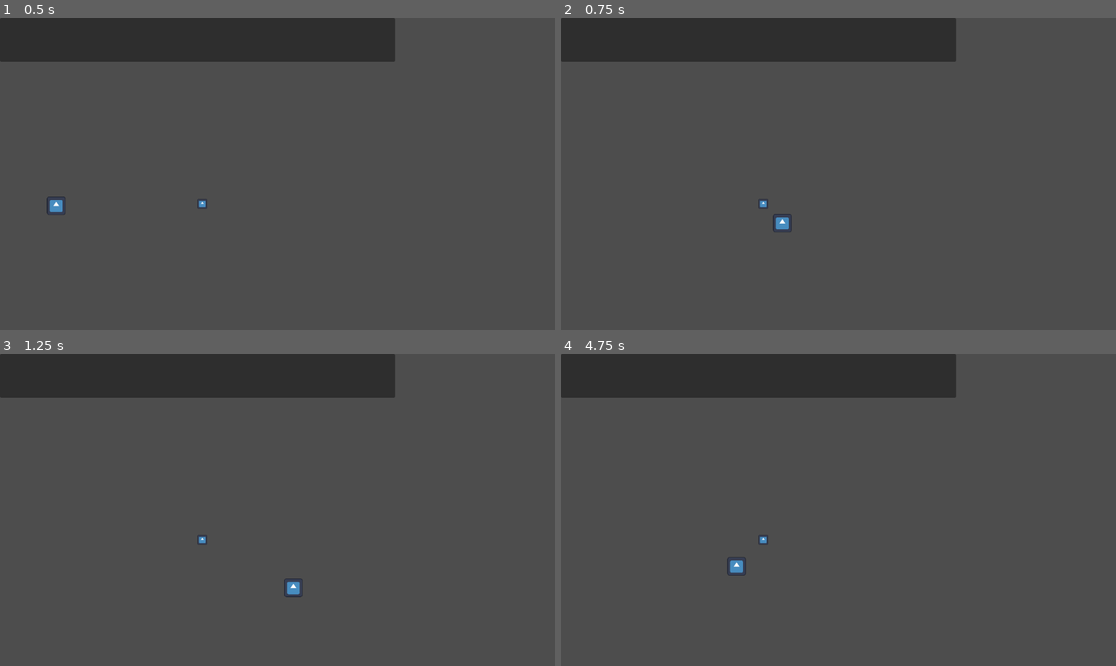
Above: before the commit, frames 1-4 (two rows, left to right).
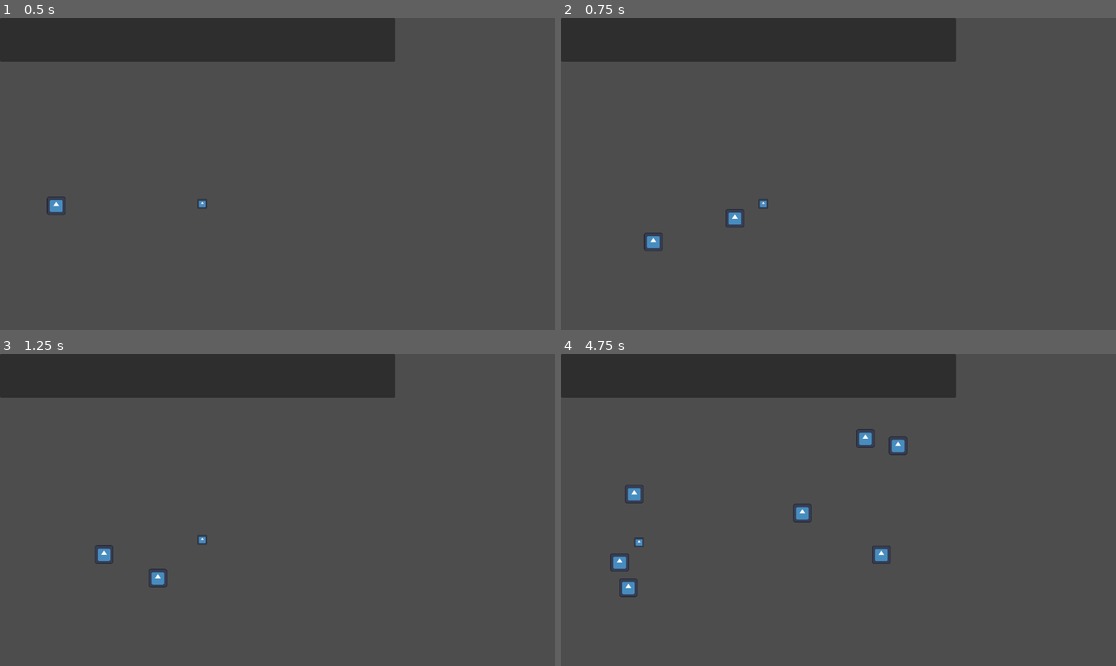
Above: after the commit, the same moments.

Repository: HalfdanBrage/nordicGame
Game: Godot game, scene res://Levels/test-level-0.tscn
The game is run twice, just before and just after one commit, with the same random seed, the same clock (stepped at 60 frames per second) and the same inputs. The engine's default icon, where the game draws it, is replaced by a stand-in: a white triangle on a blue panel in a dark square.
Inputs:
- Up to frame 1 (0.5 s): no input
- Up to frame 2 (0.75 s): tap Space (shoot) at 0.6 s
- Up to frame 3 (1.25 s): no input
- Up to frame 4 (4.75 s): tap Space (shoot) at 1.35, 2.3, 2.85, 3.6, 4.55 s; tap X (swap) at 2.1, 4.35 s

Frame 1 is identical in both runs. In frame 2, 0.4% of the frame differs, in the area x 14-42%, y 61-75%; in frame 3, 0.4%; in frame 4, 1.1%, in the area x 8-63%, y 24-78%.

Commit message:
Shoot implemented with issues

Diff:
--- a/Entities/Bullet/bullet.gd
+++ b/Entities/Bullet/bullet.gd
@@ -9,7 +9,6 @@
 
 # Called every frame. 'delta' is the elapsed time since the previous frame.
 func _physics_process(delta):
-
 	var collision = move_and_collide(directionSpeed)
 
 	if collision != null:
--- a/Entities/Bullet/bullet.tscn
+++ b/Entities/Bullet/bullet.tscn
@@ -18,6 +18,7 @@
 size = Vector2(128.333, 130)
 
 [node name="Bullet" type="CharacterBody2D"]
+scale = Vector2(0.5, 0.5)
 script = ExtResource("1_sgqyk")
 
 [node name="AnimatedSprite2D" type="AnimatedSprite2D" parent="."]
--- a/Entities/Player/player.gd
+++ b/Entities/Player/player.gd
@@ -1,6 +1,9 @@
 extends CharacterBody2D
 
 class_name Player
+
+const BULLET_PATH = "res://Entities/Bullet/bullet.tscn"
+var bullet = preload(BULLET_PATH)
 
 func _ready():
 	Levelmanager.set_player(self)
@@ -12,7 +15,7 @@
 		Levelmanager.just_swapped = true
 
 	if Input.is_action_just_pressed("shoot"):
-		Levelmanager.get_newest_bullet().position = position
+		shoot()
 		Levelmanager.just_swapped = true
 
 func swap_positions(node_1: Node2D, node_2: Node2D):
@@ -20,6 +23,10 @@
 	node_1.position = node_2.position
 	node_2.position = tmp
 
+func shoot():
+	var new_bullet = bullet.instantiate()
+	get_parent().add_child(new_bullet)
+	new_bullet.position = position
 
 func _on_bullet_enter_body_entered(body):
 	if body.name == "Bullet" && Levelmanager.just_swapped == false:
--- a/Levels/test-level-0.tscn
+++ b/Levels/test-level-0.tscn
@@ -41,7 +41,6 @@
 
 [node name="Bullet" parent="." instance=ExtResource("2_witry")]
 position = Vector2(243, 244)
-scale = Vector2(0.5, 0.5)
 
 [node name="Player" parent="." instance=ExtResource("2_k5le6")]
 position = Vector2(420, 386)
Not shown: 1 places in Entities/Bullet/bullet.tscn that only renumber resources
Not shown: 1 places in Levels/test-level-0.tscn that only renumber resources
